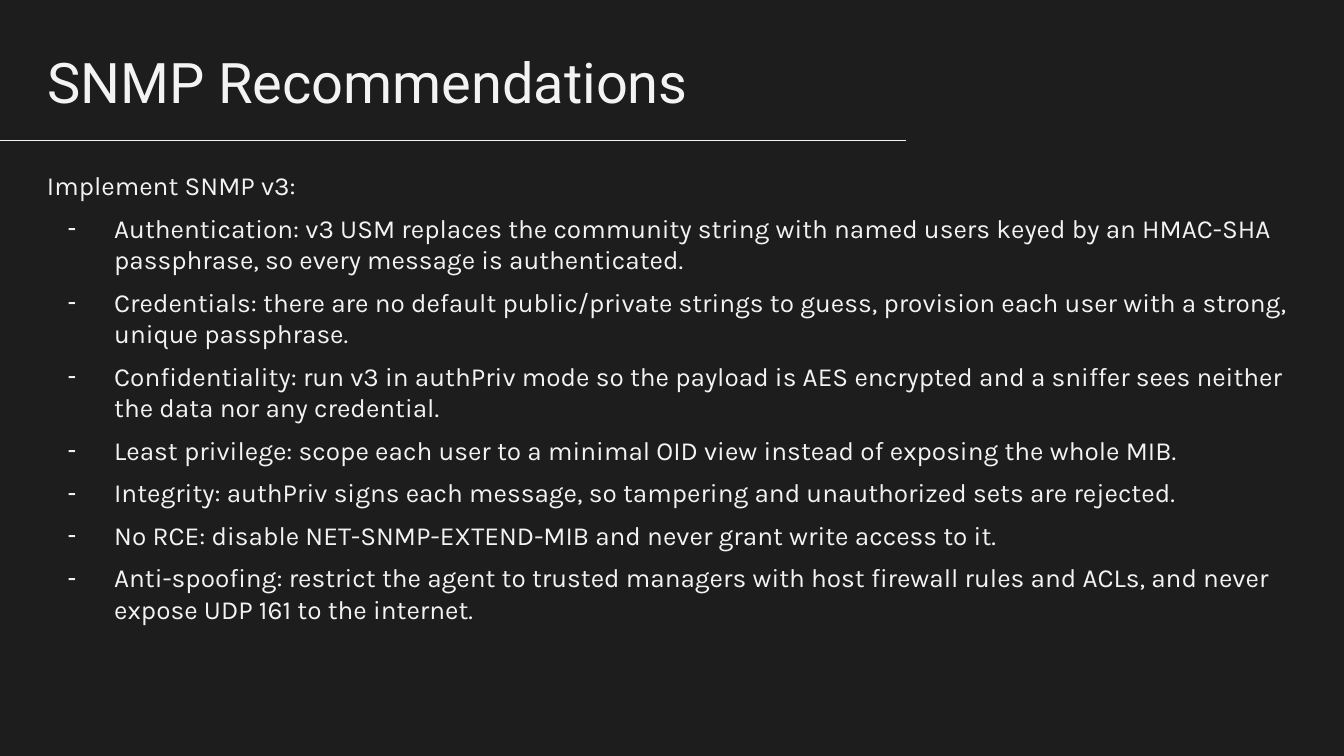
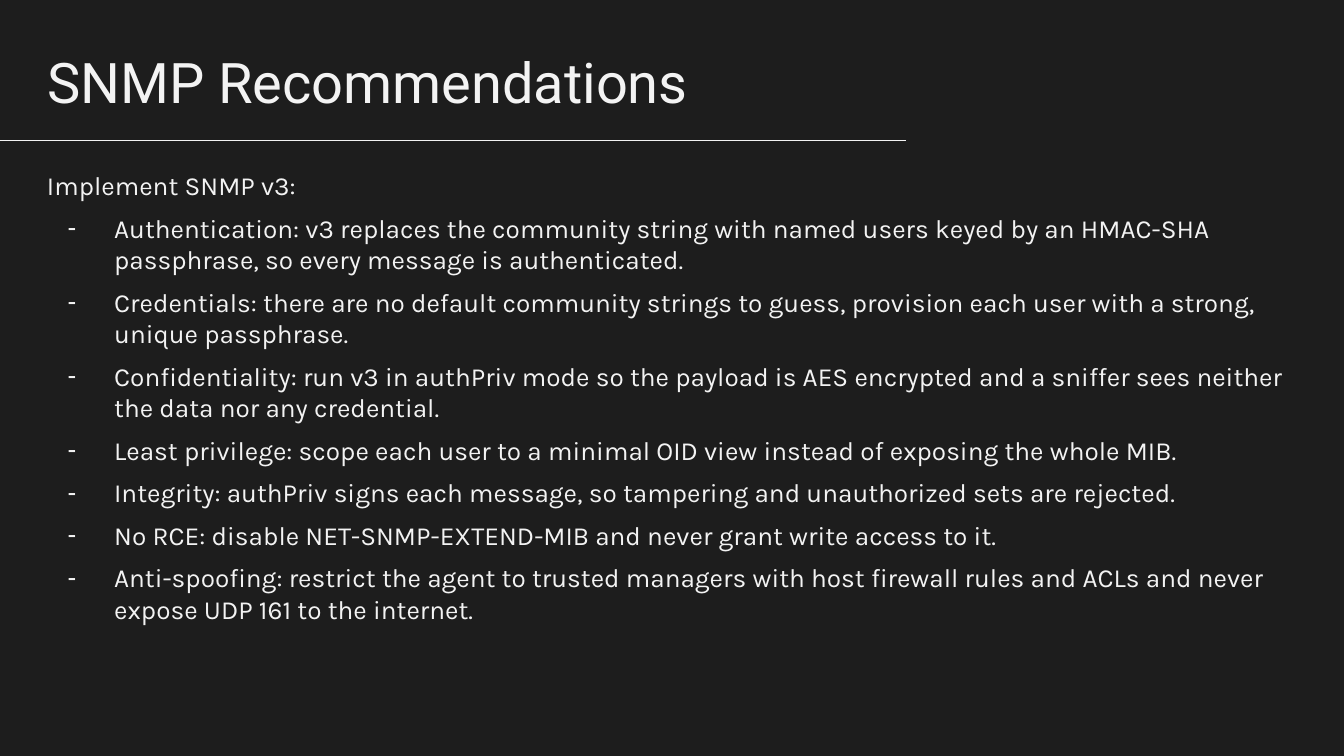
Before and after one commit to nico989/ProtocolsSecurityAssessmentUnitn, a slide deck: slide 30 of ProtocolsSecurityAssessmentUnitn.pptx. Drawn at 1344x756 pixels with LibreOffice and Linux fonts; fonts in the diff are those of the drawing. Boxes give left, top, right and bottom in pixels: in the first picture for what was removed or moved away, otherwise in the second. Text is boxed around its words. In the diff, an @@ line names an element or a change of style, - is before the commit and + after.

Commit message:
Update slides.

```diff
--- a/ProtocolsSecurityAssessmentUnitn.pptx
+++ b/ProtocolsSecurityAssessmentUnitn.pptx
@@ text at (114,220,1254,349): text changed @@
-– Authentication: v3 USM replaces the community string with named users keyed by an HMAC-SHA passphrase, so every message is authenticated.
-– Credentials: there are no default public/private strings to guess, provision each user with a strong, unique passphrase.
+– Authentication: v3 replaces the community string with named users keyed by an HMAC-SHA passphrase, so every message is authenticated.
+– Credentials: there are no default community strings to guess, provision each user with a strong, unique passphrase.
@@ text at (114,569,1263,625): text changed @@
-– Anti-spoofing: restrict the agent to trusted managers with host firewall rules and ACLs, and never expose UDP 161 to the internet.
+– Anti-spoofing: restrict the agent to trusted managers with host firewall rules and ACLs and never expose UDP 161 to the internet.
```
Also in this commit, not shown: 1 other slide changed.
